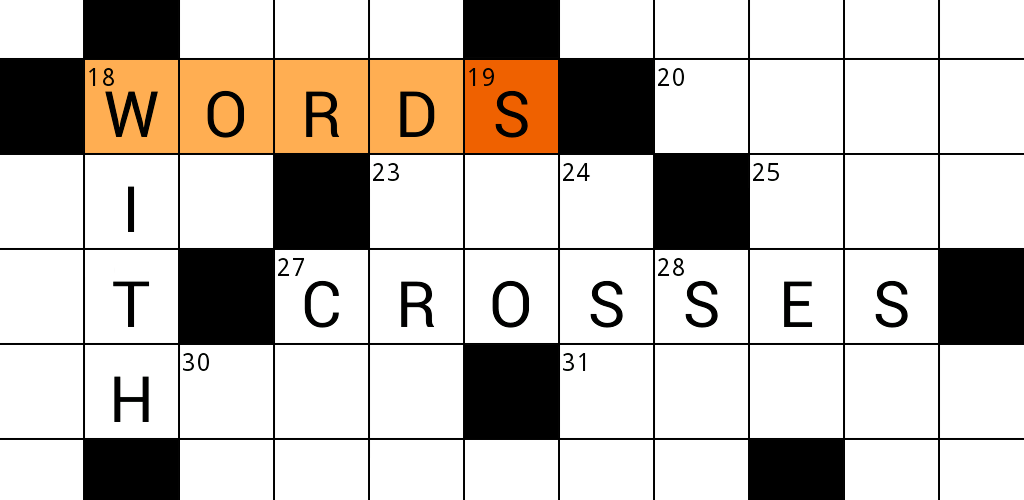
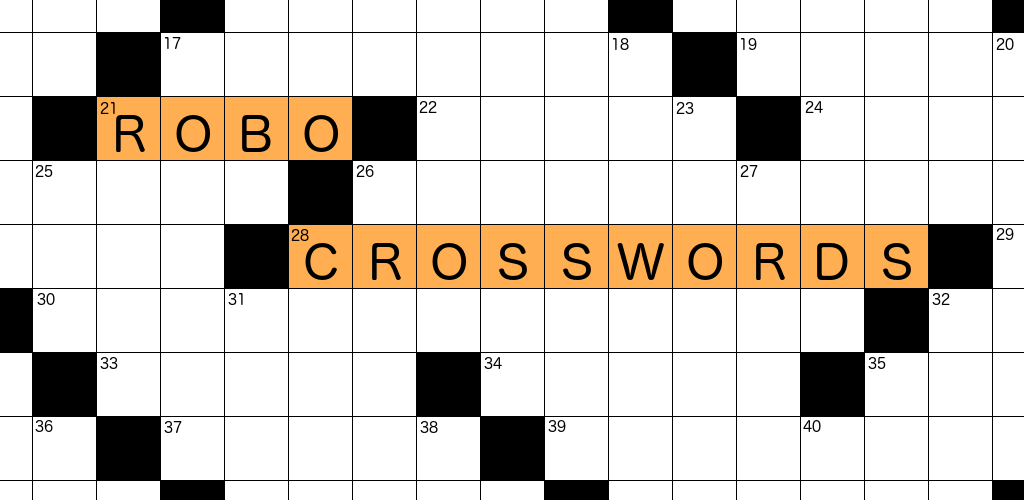
Revision of a layered 1024×500 image; what changed, layer by layer:
added layer "40" above "39" over [left=803, top=420, right=821, bottom=432]
added layer "39" above "38" over [left=548, top=420, right=566, bottom=432]
added layer "38" above "37" over [left=420, top=421, right=438, bottom=433]
added layer "37" above "36" over [left=164, top=421, right=182, bottom=433]
added layer "36" above "35" over [left=35, top=420, right=53, bottom=432]
added layer "35" above "34" over [left=868, top=357, right=886, bottom=369]
added layer "34" above "33" over [left=484, top=357, right=502, bottom=369]
added layer "33" above "32" over [left=100, top=357, right=118, bottom=369]
added layer "32" above "31" over [left=932, top=293, right=950, bottom=305]
added layer "30" above "29" over [left=37, top=293, right=55, bottom=305]
added layer "29" above "28" over [left=996, top=228, right=1014, bottom=240]
added layer "28" above "27" over [left=291, top=229, right=309, bottom=241]
added layer "27" above "26" over [left=740, top=165, right=758, bottom=177]
added layer "O ..." above "R" over [left=176, top=115, right=211, bottom=152]
added layer "R" above "D" over [left=116, top=115, right=145, bottom=152]
added layer "D" above "W ..." over [left=817, top=243, right=848, bottom=280]
added layer "W ..." above "S" over [left=617, top=243, right=664, bottom=280]
added layer "S" above "C" over [left=499, top=243, right=527, bottom=280]
added layer "C" above "B" over [left=305, top=243, right=337, bottom=280]
added layer "B" above "Letters" over [left=242, top=115, right=271, bottom=152]
added layer "Letters" above "Guides" over [left=304, top=115, right=911, bottom=280]
added layer "Grid copy" above "Grid" over [left=0, top=0, right=1024, bottom=500]
added layer "Grid" above "Background" over [left=0, top=0, right=1024, bottom=500]
painted on "Background" over [left=0, top=0, right=1024, bottom=500]
…and 11 more changes (11 added)
